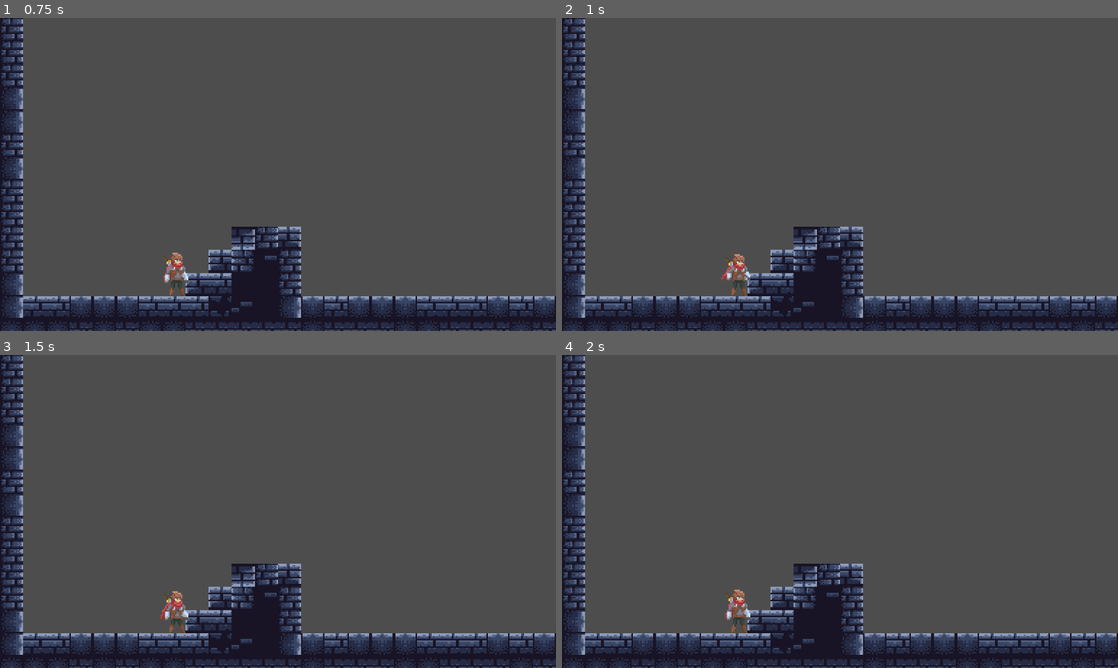
Above: before the commit, frames 1-4 (two rows, left to right).
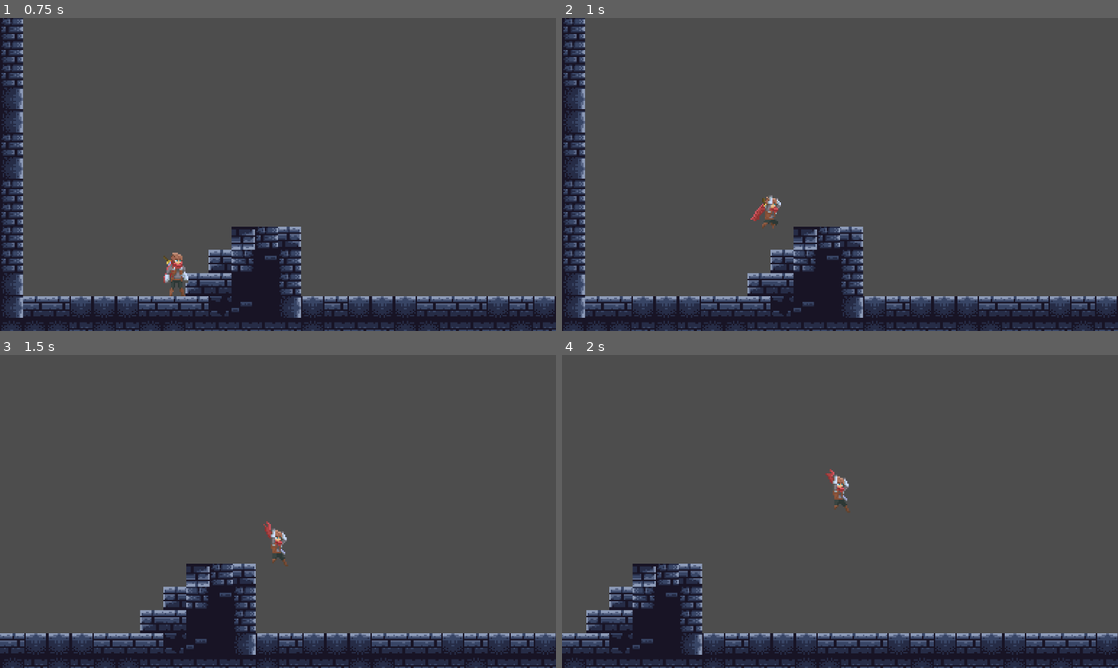
Above: after the commit, the same moments.

Repository: Tomotopieces/polaris
Game: Godot game, scene res://scenes/world.tscn
The game is run twice, just before and just after one commit, with the same random seed, the same clock (stepped at 60 frames per second) and the same inputs.
Inputs:
- Up to frame 1 (0.75 s): hold D (move_right) from 0.53 s (still down)
- Up to frame 2 (1 s): keep holding D (move_right); tap K (move_jump) at 0.77 s
- Up to frame 3 (1.5 s): keep holding D (move_right)
- Up to frame 4 (2 s): keep holding D (move_right); tap K (move_jump) at 1.52 s

Frame 1 is identical in both runs. In frame 2, 0.6% of the frame differs, in the area x 28-40%, y 56-89%; in frame 3, 12%; in frame 4, 14%, in the area x 0-100%, y 0-100%.

Commit message:
feat: 完成动作化状态机系统，优化跳跃逻辑
1. 完成动作化状态机系统
2. 优化跳跃逻辑
   1. 允许通过参数控制进入跳跃状态但不触发起跳逻辑
   2. 重整多段跳逻辑与 can_jump 判断逻辑
   3. 跳跃的物理效果改为由 Hero 进行控制

Diff:
--- a/scenes/hero.tscn
+++ b/scenes/hero.tscn
@@ -566,6 +566,83 @@
 }]
 }
 
+[sub_resource type="Animation" id="Animation_06baw"]
+resource_name = "rising"
+length = 0.001
+step = 0.05
+tracks/0/type = "value"
+tracks/0/imported = false
+tracks/0/enabled = true
+tracks/0/path = NodePath("Graphic/Sprite:region_rect")
+tracks/0/interp = 1
+tracks/0/loop_wrap = true
+tracks/0/keys = {
+"times": PackedFloat32Array(0),
+"transitions": PackedFloat32Array(1),
+"update": 0,
+"values": [Rect2(50, 74, 150, 36)]
+}
+tracks/1/type = "value"
+tracks/1/imported = false
+tracks/1/enabled = true
+tracks/1/path = NodePath("Graphic/Sprite:position")
+tracks/1/interp = 1
+tracks/1/loop_wrap = true
+tracks/1/keys = {
+"times": PackedFloat32Array(0),
+"transitions": PackedFloat32Array(1),
+"update": 1,
+"values": [Vector2(-2, -14)]
+}
+tracks/2/type = "value"
+tracks/2/imported = false
+tracks/2/enabled = true
+tracks/2/path = NodePath("Graphic/Sprite:hframes")
+tracks/2/interp = 1
+tracks/2/loop_wrap = true
+tracks/2/keys = {
+"times": PackedFloat32Array(0),
+"transitions": PackedFloat32Array(1),
+"update": 1,
+"values": [3]
+}
+tracks/3/type = "value"
+tracks/3/imported = false
+tracks/3/enabled = true
+tracks/3/path = NodePath("Graphic/Sprite:frame")
+tracks/3/interp = 1
+tracks/3/loop_wrap = true
+tracks/3/keys = {
+"times": PackedFloat32Array(0),
+"transitions": PackedFloat32Array(1),
+"update": 1,
+"values": [2]
+}
+tracks/4/type = "value"
+tracks/4/imported = false
+tracks/4/enabled = true
+tracks/4/path = NodePath("Graphic/Sprite:texture")
+tracks/4/interp = 1
+tracks/4/loop_wrap = true
+tracks/4/keys = {
+"times": PackedFloat32Array(0),
+"transitions": PackedFloat32Array(1),
+"update": 1,
+"values": [ExtResource("1_xmfls")]
+}
+tracks/5/type = "value"
+tracks/5/imported = false
+tracks/5/enabled = true
+tracks/5/path = NodePath("Graphic/Sprite:offset")
+tracks/5/interp = 1
+tracks/5/loop_wrap = true
+tracks/5/keys = {
+"times": PackedFloat32Array(0),
+"transitions": PackedFloat32Array(1),
+"update": 0,
+"values": [Vector2(0, 0)]
+}
+
 [sub_resource type="Animation" id="Animation_ha6os"]
 resource_name = "running"
 length = 0.6
@@ -644,15 +721,95 @@
 "values": [Vector2(0, 0)]
 }
 
+[sub_resource type="Animation" id="Animation_mv13s"]
+resource_name = "double_jumping"
+length = 0.4
+loop_mode = 1
+step = 0.1
+tracks/0/type = "value"
+tracks/0/imported = false
+tracks/0/enabled = true
+tracks/0/path = NodePath("Graphic/Sprite:texture")
+tracks/0/interp = 1
+tracks/0/loop_wrap = true
+tracks/0/keys = {
+"times": PackedFloat32Array(0),
+"transitions": PackedFloat32Array(1),
+"update": 1,
+"values": [ExtResource("1_xmfls")]
+}
+tracks/1/type = "value"
+tracks/1/imported = false
+tracks/1/enabled = true
+tracks/1/path = NodePath("Graphic/Sprite:offset")
+tracks/1/interp = 1
+tracks/1/loop_wrap = true
+tracks/1/keys = {
+"times": PackedFloat32Array(0),
+"transitions": PackedFloat32Array(1),
+"update": 0,
+"values": [Vector2(0, 0)]
+}
+tracks/2/type = "value"
+tracks/2/imported = false
+tracks/2/enabled = true
+tracks/2/path = NodePath("Graphic/Sprite:position")
+tracks/2/interp = 1
+tracks/2/loop_wrap = true
+tracks/2/keys = {
+"times": PackedFloat32Array(0, 0.001),
+"transitions": PackedFloat32Array(1, 1),
+"update": 0,
+"values": [Vector2(0, -18), Vector2(0, -18)]
+}
+tracks/3/type = "value"
+tracks/3/imported = false
+tracks/3/enabled = true
+tracks/3/path = NodePath("Graphic/Sprite:region_rect")
+tracks/3/interp = 1
+tracks/3/loop_wrap = true
+tracks/3/keys = {
+"times": PackedFloat32Array(0, 0.3),
+"transitions": PackedFloat32Array(1, 1),
+"update": 1,
+"values": [Rect2(200, 74, 150, 36), Rect2(0, 111, 50, 36)]
+}
+tracks/4/type = "value"
+tracks/4/imported = false
+tracks/4/enabled = true
+tracks/4/path = NodePath("Graphic/Sprite:hframes")
+tracks/4/interp = 1
+tracks/4/loop_wrap = true
+tracks/4/keys = {
+"times": PackedFloat32Array(0, 0.3),
+"transitions": PackedFloat32Array(1, 1),
+"update": 1,
+"values": [3, 1]
+}
+tracks/5/type = "value"
+tracks/5/imported = false
+tracks/5/enabled = true
+tracks/5/path = NodePath("Graphic/Sprite:frame")
+tracks/5/interp = 1
+tracks/5/loop_wrap = true
+tracks/5/keys = {
+"times": PackedFloat32Array(0, 0.1, 0.2, 0.3),
+"transitions": PackedFloat32Array(1, 1, 1, 1),
+"update": 1,
+"values": [0, 1, 2, 0]
+}
+
 [sub_resource type="AnimationLibrary" id="AnimationLibrary_t128h"]
 _data = {
 &"RESET": SubResource("Animation_pl3wb"),
+&"double_jumping": SubResource("Animation_mv13s"),
 &"dying": SubResource("Animation_gamtj"),
 &"falling": SubResource("Animation_33g7w"),
 &"idling": SubResource("Animation_serrq"),
 &"jumping": SubResource("Animation_550uj"),
 &"landing": SubResource("Animation_jx1fd"),
 &"normal_attack_ground_1": SubResource("Animation_7v80j"),
+&"rising": SubResource("Animation_06baw"),
 &"running": SubResource("Animation_ha6os")
 }
 
@@ -674,11 +831,11 @@
 
 [node name="AnimationPlayer" type="AnimationPlayer" parent="."]
 libraries = {
-"": SubResource("AnimationLibrary_t128h")
+&"": SubResource("AnimationLibrary_t128h")
 }
 
 [node name="CoyoteJumpTimer" type="Timer" parent="."]
-wait_time = 0.1
+wait_time = 0.15
 one_shot = true
 
 [node name="SkillManager" type="Node" parent="."]
--- a/scripts/command/CommandManager.gd
+++ b/scripts/command/CommandManager.gd
@@ -18,11 +18,13 @@
 	var to_remove: Array[Command] = []
 	for cmd in buffer:
 		var state := cmd.to_state()
-		if state:
+		if not state:
 			continue
 		if hero.state_machine.change_state(state):
 			to_remove.push_back(cmd)
-	buffer.filter(func(cmd: Command) -> bool: return to_remove.has(cmd)) # 移除指令
+	# 移除指令
+	for cmd in to_remove:
+		buffer.erase(cmd)
 
 ## 添加指令至缓冲区
 ## command: 指令
--- a/scripts/hero/Hero.gd
+++ b/scripts/hero/Hero.gd
@@ -32,16 +32,16 @@
 # 角色朝向
 # 1为右，-1为左
 var _direction := 1:
-	set = set_direction
+    set = set_direction
 
 # 状态机
 var state_machine: StateMachine
 
 # 最大跳跃次数
-var max_jump_chance := 2
+var max_extra_jump_chance := 1
 
 # 可用跳跃次数
-var jump_chance := 0
+var extra_jump_chance := 0
 
 # 当前是否允许移动（跑动、跳跃）
 var allow_move := true
@@ -54,39 +54,52 @@
 #endregion
 
 func _ready() -> void:
-	state_machine = StateMachine.new()
-	state_machine.change_state(HeroStateIdle.new(self))
+    state_machine = StateMachine.new()
+    state_machine.change_state(HeroStateIdle.new(self))
 
 func _physics_process(delta: float) -> void:
-	velocity += get_gravity() * gravity_ratio * delta # 重力效果
-	self._direction = 1 if velocity.x > 0 else -1 if velocity.x < 0 else 0 # 朝向
+    velocity += get_gravity() * gravity_ratio * delta # 重力效果
+    self._direction = 1 if velocity.x > 0 else -1 if velocity.x < 0 else 0 # 朝向
 
-	var not_on_floor := not is_on_floor()
-	move_and_slide() # 物理状态
-	if not_on_floor and is_on_floor():
-		jump_chance = max_jump_chance # 恢复跳跃次数
+    var was_on_floor := is_on_floor()
+    move_and_slide() # 物理状态
+    if not was_on_floor and is_on_floor():
+        extra_jump_chance = max_extra_jump_chance # 恢复跳跃次数
 
-	state_machine.update(delta) # 状态机
+    state_machine.update(delta) # 状态机
 
-# 水平移动
+## 水平移动
 func horizontal_move(direction: float) -> void:
-	if not allow_move:
-		return
+    if not allow_move:
+        return
 
-	if direction:
-		velocity.x = direction * SPEED * horizontal_move_ratio
-	else:
-		velocity.x = move_toward(velocity.x, 0, SPEED)
+    if direction:
+        velocity.x = direction * SPEED * horizontal_move_ratio
+    else:
+        velocity.x = move_toward(velocity.x, 0, SPEED)
 
-# 角色朝向 setter
+## 角色朝向 setter
 func set_direction(value: int) -> void:
-	if _direction == value or value == 0:
-		return
+    if _direction == value or value == 0:
+        return
 
-	_direction = value
-	graphic.scale.x = _direction # 通过变更 graphic 的 scale.x 来改变朝向，避免图片的 offset 导致的错位
+    _direction = value
+    graphic.scale.x = _direction # 通过变更 graphic 的 scale.x 来改变朝向，避免图片的 offset 导致的错位
 
-# 是否可以跳跃
+## 是否可以跳跃
 func can_jump() -> bool:
-	# 在地面或在土狼跳时间内，有剩余的跳跃次数，且当前状态允许进行跳跃操作，则可以跳跃
-	return (is_on_floor() or coyote_jump_timer.time_left > 0 or jump_chance > 0) and allow_move
+    # 在地面或在土狼跳时间内，或有剩余的额外跳跃次数，且当前状态允许进行跳跃操作，则可以跳跃
+    return (is_on_floor() or coyote_jump_timer.time_left > 0 or extra_jump_chance > 0) and allow_move
+
+## 跳跃
+## Returns: 是否从地面起跳
+func jump() -> bool:
+    # 平地起跳不消耗额外的跳跃次数
+    if is_on_floor() or coyote_jump_timer.time_left > 0:
+        velocity.y = JUMP_VELOCITY
+        return true
+    elif extra_jump_chance:
+        # 若非平地起跳，则减少额外的跳跃次数
+        extra_jump_chance -= 1
+        velocity.y = JUMP_VELOCITY
+    return false
--- a/scripts/hero/commands/HeroCommandSkill1.gd
+++ b/scripts/hero/commands/HeroCommandSkill1.gd
@@ -8,8 +8,8 @@
 var hero: Hero
 
 func _init(_hero: Hero) -> void:
-	super(NAME, CommandPriority.Enum.LOW_PRIORITY_SKILL)
-	hero = _hero
+    super(NAME, CommandPriority.Enum.LOW_PRIORITY_SKILL)
+    hero = _hero
 
 func to_state() -> ActionizedState:
-	return HeroStateCast.new(hero, HeroSkillNormalAttackGround.new(hero) if hero.is_on_floor() else null) # TODO null 改为 HeroSkillNormalAttackAir
+    return HeroStateCast.new(hero, HeroSkillNormalAttackGround.new(hero)) # TODO 判断地面或空中
--- a/scripts/hero/states/HeroStateCast.gd
+++ b/scripts/hero/states/HeroStateCast.gd
@@ -11,12 +11,12 @@
 var skill: Skill
 
 func _init(_hero: Hero, _skill: Skill) -> void:
-	super(NAME, _skill.priority)
-	hero = _hero
-	skill = _skill
+    super(NAME, _skill.priority)
+    hero = _hero
+    skill = _skill
 
 func enter(_exit_state: ActionizedState) -> void:
-	skill.start()
+    skill.start()
 
 func update(delta: float) -> void:
-	super(delta)
+    super(delta)
--- a/scripts/hero/states/HeroStateHelper.gd
+++ b/scripts/hero/states/HeroStateHelper.gd
@@ -9,6 +9,6 @@
 		else:
 			return HeroStateRun.new(hero)
 	elif hero.velocity.y < 0:
-		return HeroStateJump.new(hero)
+		return HeroStateJump.new(hero, false)
 	else:
 		return HeroStateFall.new(hero)
--- a/scripts/hero/states/HeroStateJump.gd
+++ b/scripts/hero/states/HeroStateJump.gd
@@ -6,19 +6,24 @@
 ## 主角
 var hero: Hero
 
-func _init(_hero: Hero) -> void:
+## 是否是通过指令进入的
+## 若通过指令进入的该状态，则执行基本的跳跃逻辑
+var enter_by_command: bool
+
+func _init(_hero: Hero, _enter_by_command: bool = true) -> void:
 	super(NAME, StatePriority.Enum.AIR, true)
 	hero = _hero
-	# TODO 将 Jump 拆分成起跳阶段的 Jump 和持续爬升阶段的 Rise ，以便非指令进入的情况可以进入 Rise 状态
-	# TODO 将状态名统一改为 ing 形式
+	enter_by_command = _enter_by_command
 
 func enter(_exit_state: ActionizedState) -> void:
-	hero.jump_chance -= 1
-	hero.velocity.y = hero.JUMP_VELOCITY
-	hero.animation_player.play("jumping")
+	if enter_by_command:
+		var jump_from_floor := hero.jump()
+		hero.animation_player.play("jumping" if jump_from_floor else "double_jumping")
+	else:
+		hero.animation_player.play("rising") # 只有上升部分的循环动画，没有起跳动作
 
 func update(delta: float) -> void:
 	super(delta)
 
-	if is_zero_approx(hero.velocity.y): # 进入下落状态
+	if hero.velocity.y > 0: # 进入下落状态
 		hero.state_machine.change_state(HeroStateFall.new(hero))
Not shown: 1 places in scenes/hero.tscn that only renumber resources
Not shown, added: scripts/hero/states/HeroStateHelper.gd.uid
